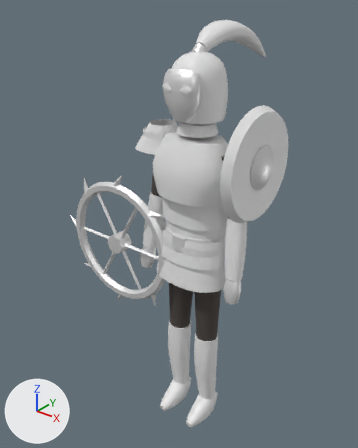
What one commit did to the glTF model assets/models/suits/ming.glb.
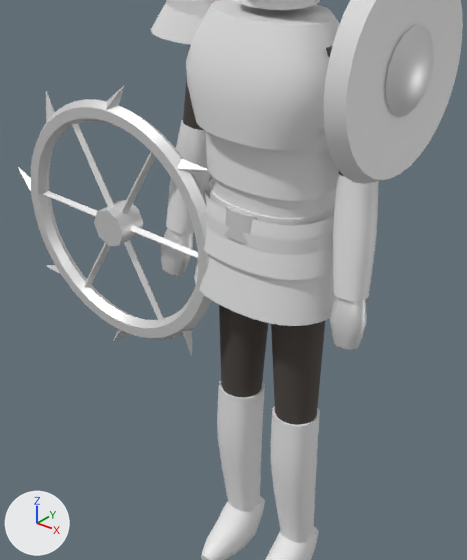
Each version is shown whole from a 50 mm lens placed at (1.35, -1.82, 2.3), pointed at (-0.24, 0.16, 1.07), then close up on the part from 17% to 81% of the width and 30% to 91% of the height. The lights are fixed; the arrows at lower left show +X, +Y and +Z. The first two pictures are the older version. Objects named as collision shapes, trigger or cutter boxes, shadow casters or lower levels of detail are left out.

The scene before the commit, as lines of its bpy script (objects in view):
```python
mat_scloth_ming = principled_material('sCloth_ming')
mat_scloth_ming.base_color = (0.0685, 0.0578, 0.0513)  # dark grey #4a4440
mat_scloth_ming.roughness = 0.85
me_ming_lod0 = bpy.data.meshes.new('ming_lod0')
me_ming_lod0.from_pydata(...)  # 5912 vertices, 11020 faces; spans x -0.84..0.38, y -0.26..0.58, z -0.02..2.15
# faces by material slot: [7728, 1344, 1948]
me_ming_lod0.materials.append(mat_slam)  # white #e7e7e7
me_ming_lod0.materials.append(mat_scloth_ming)  # dark grey #4a4440
me_ming_lod0.materials.append(mat_sbronze)  # white #e7e7e7
ob_ming_lod0 = bpy.data.objects.new('ming_lod0', me_ming_lod0)
ob_ming_lod0.location = (0.0, 0.0, 0.0)
```
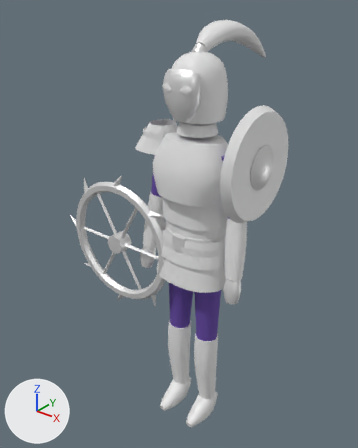
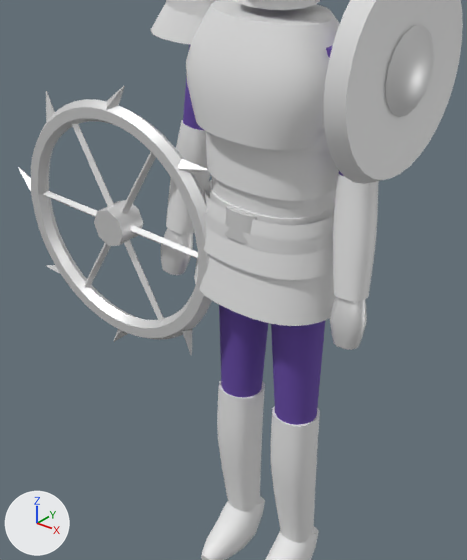
What differs and where, as boxes (x1, y1, x2, y2) in the close-ups (467 x 560 px):
'ming_lod0', recoloured: (181, 40, 346, 428) in both

What the commit changed:
Material 'sCloth_ming' (mat_scloth_ming) changes colour from dark grey #4a4440 to purple #6649a5; in linear values from (0.0685, 0.0578, 0.0513) to (0.133, 0.0666, 0.376).
